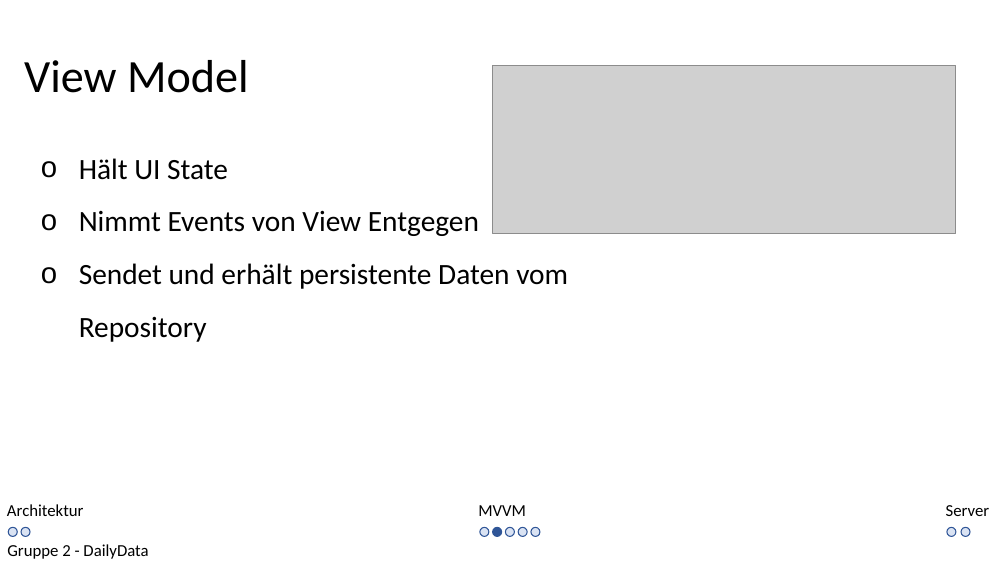
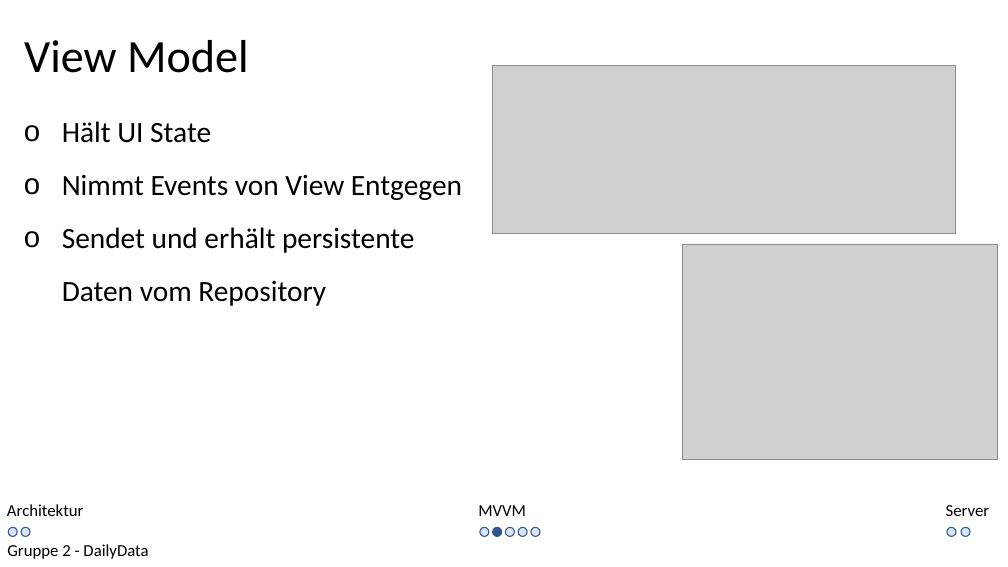
Before and after one commit to kittyahy/PSEAppGruppe2, a slide deck: slide 5 of Praesentationen/02-Entwurfsphase/Entwurf Präsentation.pptx. Drawn at 1008x567 pixels with LibreOffice and Linux fonts; fonts in the diff are those of the drawing; grey boxes stand for pictures. Boxes give left, top, right and bottom in pixels: in the first picture for what was removed or moved away, otherwise in the second. Text is boxed around its words. In the diff, an @@ line names an element or a change of style, - is before the commit and + after.

```diff
--- a/Praesentationen/02-Entwurfsphase/Entwurf Präsentation.pptx
+++ b/Praesentationen/02-Entwurfsphase/Entwurf Präsentation.pptx
@@ text "View Model": place and size @@
-text "View Model" at bbox=[24, 60, 249, 93]
+text "View Model" at bbox=[24, 40, 249, 73]
@@ text "Hält UI State" rewrapped from bbox=[79, 158, 568, 342] to bbox=[62, 121, 462, 306] @@
@@ picture added at bbox=[683, 244, 997, 461] @@
```
Also in this commit, not shown: 10 other slides changed, 1 slide added, 19 other files.
